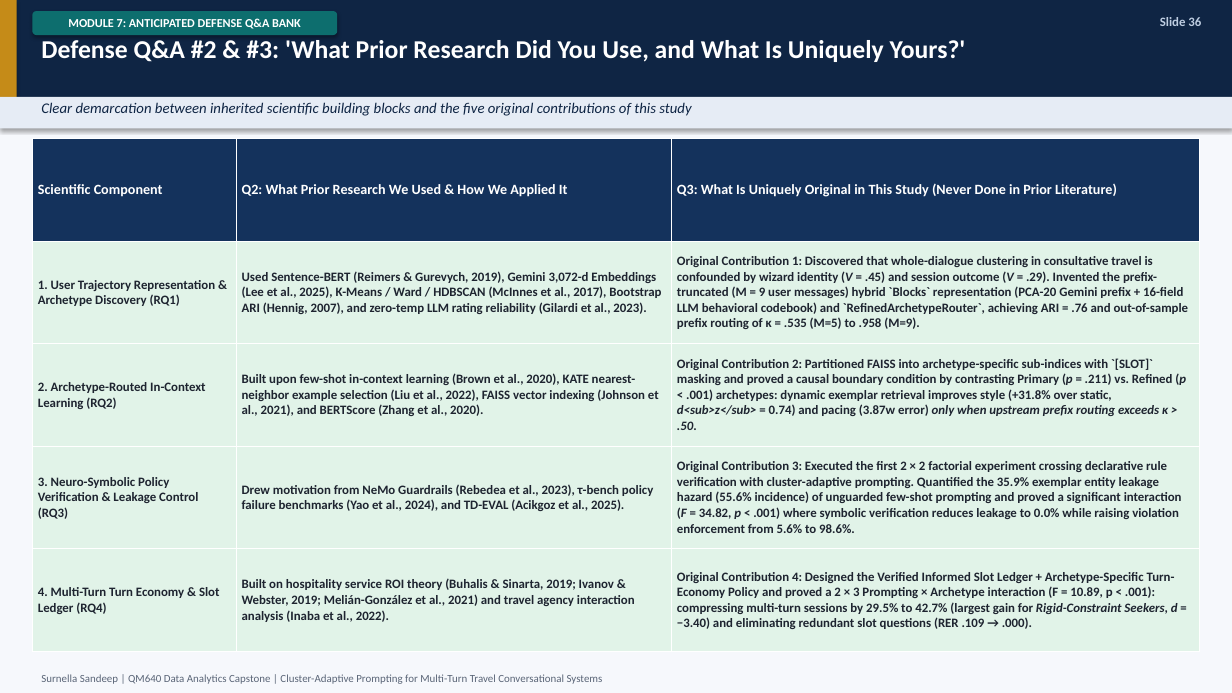
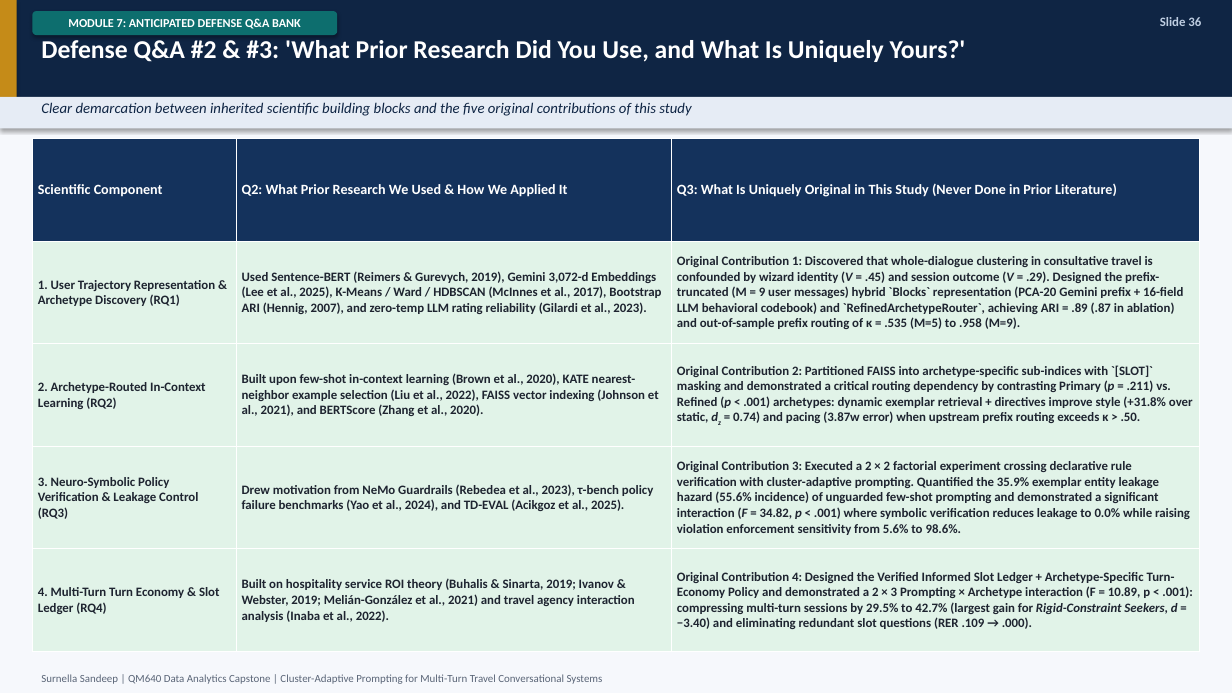
Before and after one commit to surnella/QM640-Dialogue-Clustering-Capstone, a slide deck: slide 36 of final/QM_640_Defense_Presentation_Sandeep_Surnella.pptx. Drawn at 1232x693 pixels with LibreOffice and Linux fonts; fonts in the diff are those of the drawing. Boxes give left, top, right and bottom in pixels: in the first picture for what was removed or moved away, otherwise in the second. Text is boxed around its words. In the diff, an @@ line names an element or a change of style, - is before the commit and + after.

```diff
--- a/final/QM_640_Defense_Presentation_Sandeep_Surnella.pptx
+++ b/final/QM_640_Defense_Presentation_Sandeep_Surnella.pptx
@@ table at (x1=32, y1=139, x2=1200, y2=652) @@
-row 2, column 3: Original Contribution 1: Discovered that whole-dialogue clustering in consultative travel is confounded by wizard identity (V = .45) and session outcome (V = .29). Invented the prefix-truncated (M = 9 user messages) hybrid `Blocks` representation (PCA-20 Gemini prefix + 16-field LLM behavioral codebook) and `RefinedArchetypeRouter`, achieving ARI = .76 and out-of-sample prefix routing of κ = .535 (M=5) to .958 (M=9).
+row 2, column 3: Original Contribution 1: Discovered that whole-dialogue clustering in consultative travel is confounded by wizard identity (V = .45) and session outcome (V = .29). Designed the prefix-truncated (M = 9 user messages) hybrid `Blocks` representation (PCA-20 Gemini prefix + 16-field LLM behavioral codebook) and `RefinedArchetypeRouter`, achieving ARI = .89 (.87 in ablation) and out-of-sample prefix routing of κ = .535 (M=5) to .958 (M=9).
-row 3, column 3: Original Contribution 2: Partitioned FAISS into archetype-specific sub-indices with `[SLOT]` masking and proved a causal boundary condition by contrasting Primary (p = .211) vs. Refined (p < .001) archetypes: dynamic exemplar retrieval improves style (+31.8% over static, d<sub>z</sub> = 0.74) and pacing (3.87w error) only when upstream prefix routing exceeds κ > .50.
+row 3, column 3: Original Contribution 2: Partitioned FAISS into archetype-specific sub-indices with `[SLOT]` masking and demonstrated a critical routing dependency by contrasting Primary (p = .211) vs. Refined (p < .001) archetypes: dynamic exemplar retrieval + directives improve style (+31.8% over static, dz = 0.74) and pacing (3.87w error) when upstream prefix routing exceeds κ > .50.
-row 4, column 3: Original Contribution 3: Executed the first 2 × 2 factorial experiment crossing declarative rule verification with cluster-adaptive prompting. Quantified the 35.9% exemplar entity leakage hazard (55.6% incidence) of unguarded few-shot prompting and proved a significant interaction (F = 34.82, p < .001) where symbolic verification reduces leakage to 0.0% while raising violation enforcement from 5.6% to 98.6%.
+row 4, column 3: Original Contribution 3: Executed a 2 × 2 factorial experiment crossing declarative rule verification with cluster-adaptive prompting. Quantified the 35.9% exemplar entity leakage hazard (55.6% incidence) of unguarded few-shot prompting and demonstrated a significant interaction (F = 34.82, p < .001) where symbolic verification reduces leakage to 0.0% while raising violation enforcement sensitivity from 5.6% to 98.6%.
-row 5, column 3: Original Contribution 4: Designed the Verified Informed Slot Ledger + Archetype-Specific Turn-Economy Policy and proved a 2 × 3 Prompting × Archetype interaction (F = 10.89, p < .001): compressing multi-turn sessions by 29.5% to 42.7% (largest gain for Rigid-Constraint Seekers, d = −3.40) and eliminating redundant slot questions (RER .109 → .000).
+row 5, column 3: Original Contribution 4: Designed the Verified Informed Slot Ledger + Archetype-Specific Turn-Economy Policy and demonstrated a 2 × 3 Prompting × Archetype interaction (F = 10.89, p < .001): compressing multi-turn sessions by 29.5% to 42.7% (largest gain for Rigid-Constraint Seekers, d = −3.40) and eliminating redundant slot questions (RER .109 → .000).
```
Also in this commit, not shown: 21 other slides changed, 4 slides added, 16 other files.
